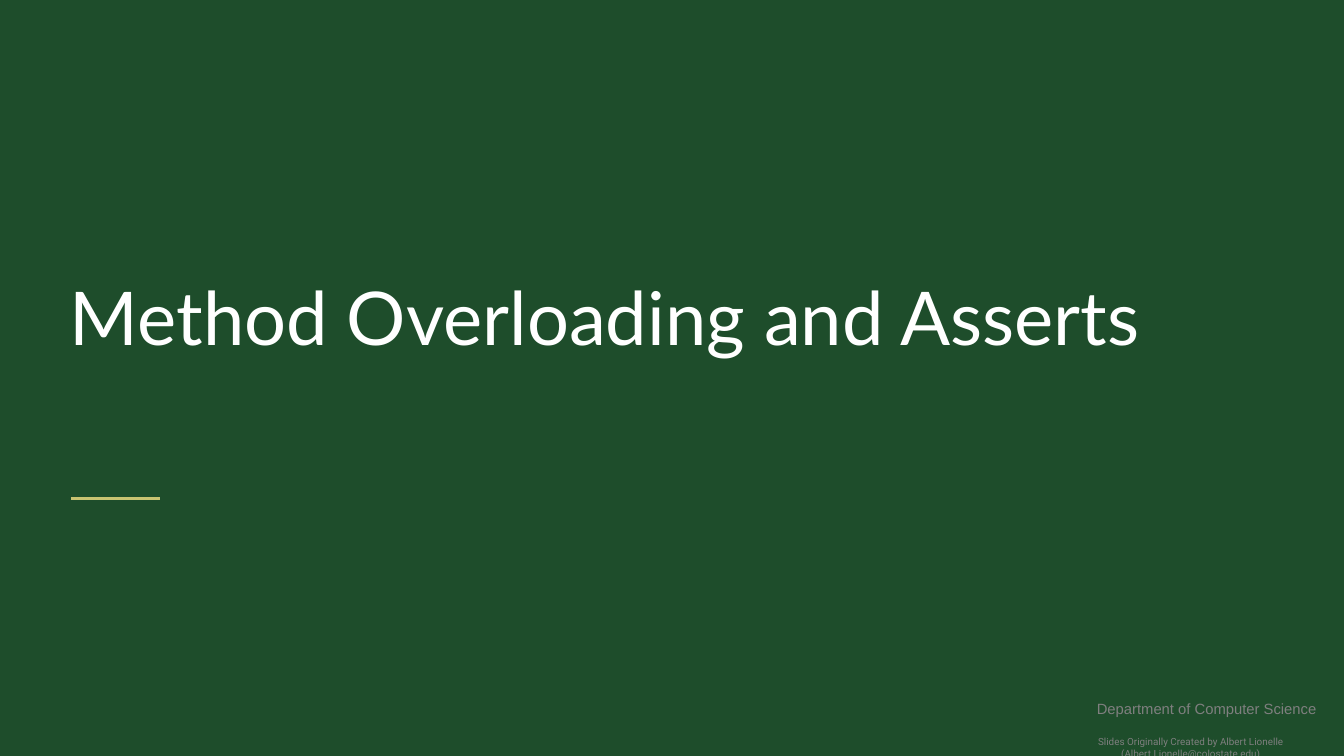
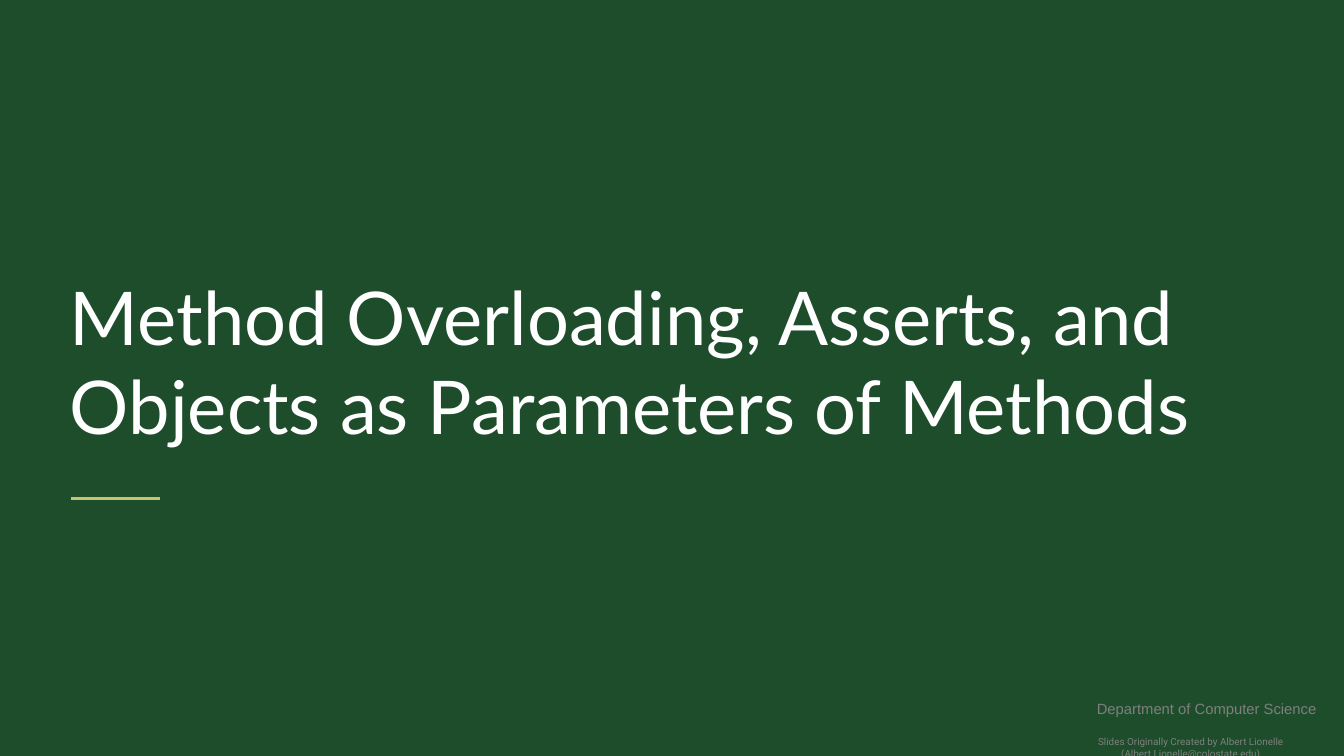
Before and after one commit to CSU-CompSci-CS163-4/Handouts, a slide deck: slide 1 of slides/On-Campus/06_03_MoreMethods.pptx. Drawn at 1344x756 pixels with LibreOffice and Linux fonts; fonts in the diff are those of the drawing; background and template pictures are left out. Boxes give left, top, right and bottom in pixels: in the first picture for what was removed or moved away, otherwise in the second. Text is boxed around its words. In the diff, an @@ line names an element or a change of style, - is before the commit and + after.

```diff
--- a/slides/On-Campus/06_03_MoreMethods.pptx
+++ b/slides/On-Campus/06_03_MoreMethods.pptx
@@ text at [70, 290, 1189, 448]: text changed @@
-Method Overloading and Asserts
+Method Overloading, Asserts, and Objects as Parameters of Methods
```
Also in this commit, not shown: 1 other slide changed, 6 slides added, 2 other files.
